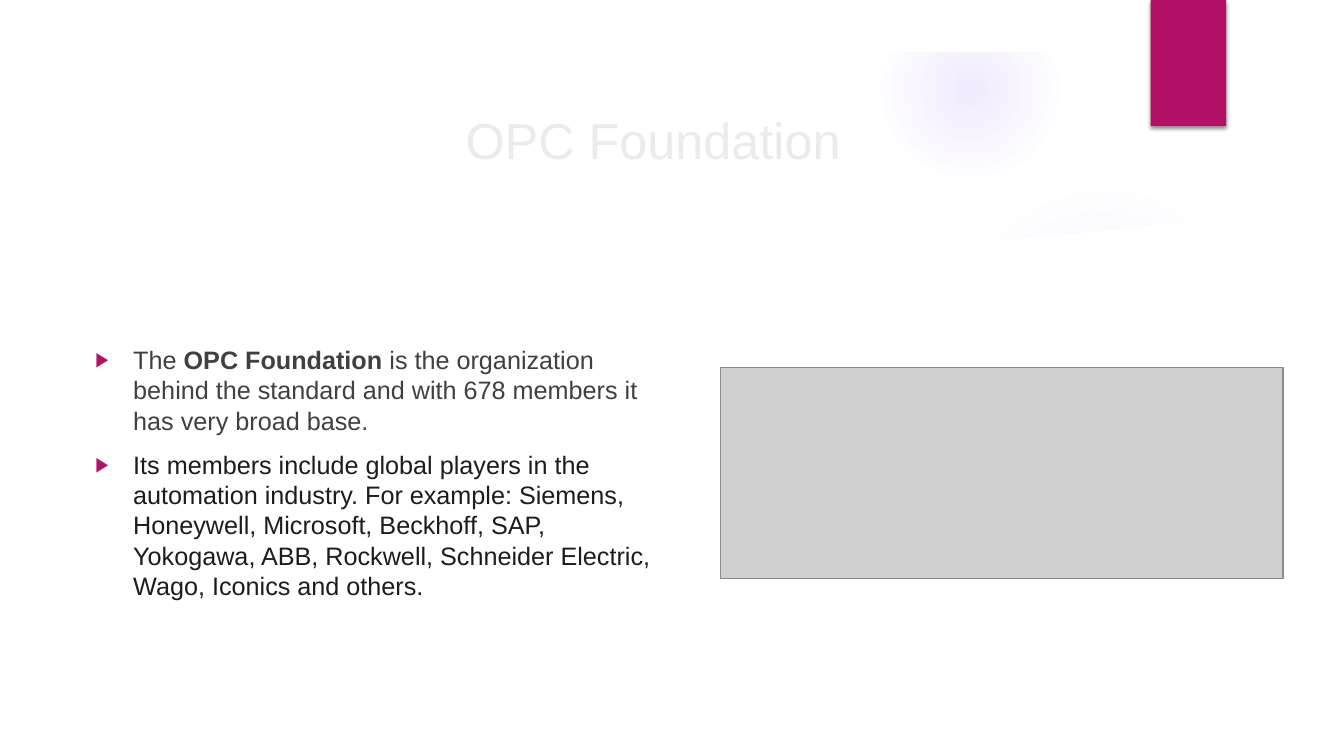
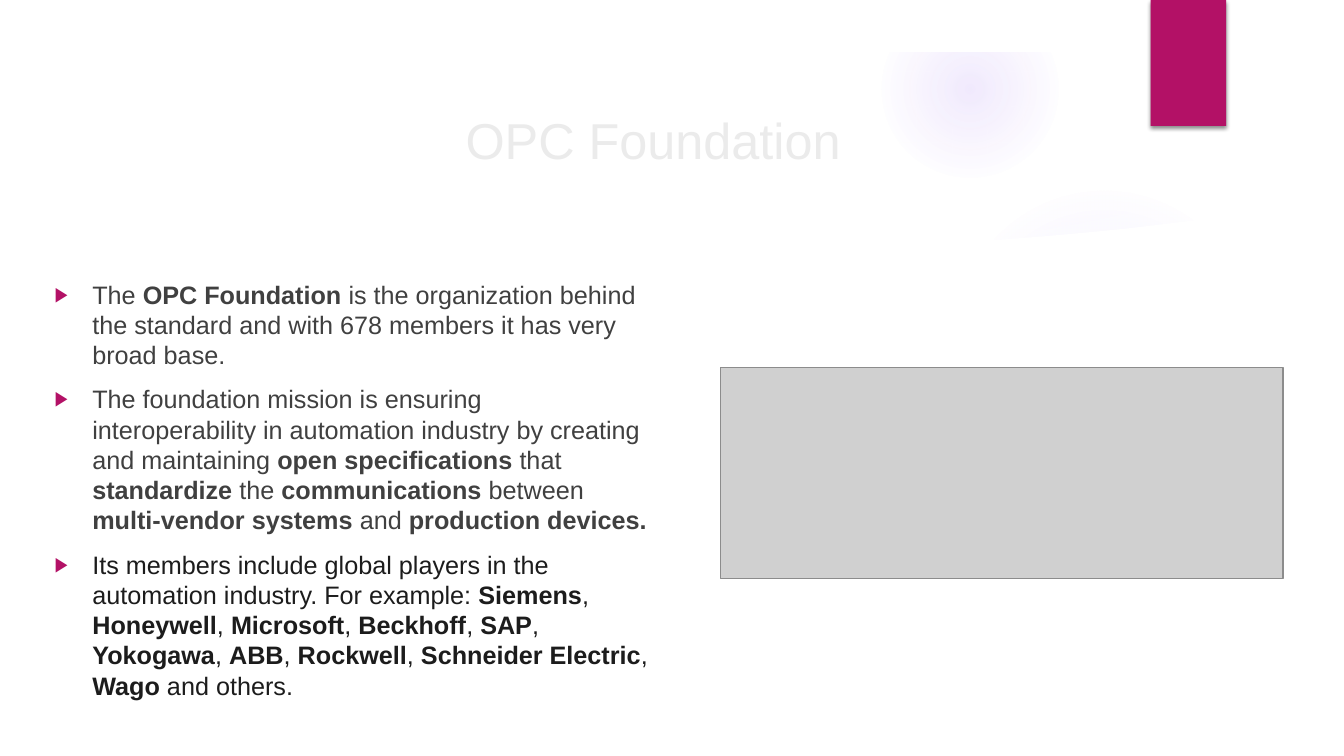
Before and after one commit to velizar92/TSK_Presentations, a slide deck: slide 3 of OPC UA.pptx (slide 2 before the commit). Drawn at 1344x756 pixels with LibreOffice and Linux fonts; fonts in the diff are those of the drawing; grey boxes stand for pictures; background and template pictures are left out. Boxes give left, top, right and bottom in pixels: in the first picture for what was removed or moved away, otherwise in the second. Text is boxed around its words. In the diff, an @@ line names an element or a change of style, - is before the commit and + after.

Commit message:
Latest OPC UA changes

```diff
--- a/OPC UA.pptx
+++ b/OPC UA.pptx
@@ text "The OPC Foundation is the ..." moved from (x1=133, y1=350, x2=651, y2=601) to (x1=92, y1=285, x2=648, y2=700) @@
@@ text at (x1=92, y1=389, x2=648, y2=700): text changed; text colour #1C1C1C to #404040 @@
-▶ Its members include global players in the automation industry. For example: Siemens, Honeywell, Microsoft, Beckhoff, SAP, Yokogawa, ABB, Rockwell, Schneider Electric, Wago, Iconics and others.
+▶ The foundation mission is ensuring interoperability in automation industry by creating and maintaining open specifications that standardize the communications between multi-vendor systems and production devices.
+▶ Its members include global players in the automation industry. For example: Siemens, Honeywell, Microsoft, Beckhoff, SAP, Yokogawa, ABB, Rockwell, Schneider Electric, Wago and others.
```
Also in this commit, not shown: 9 other slides changed, 6 slides added.
